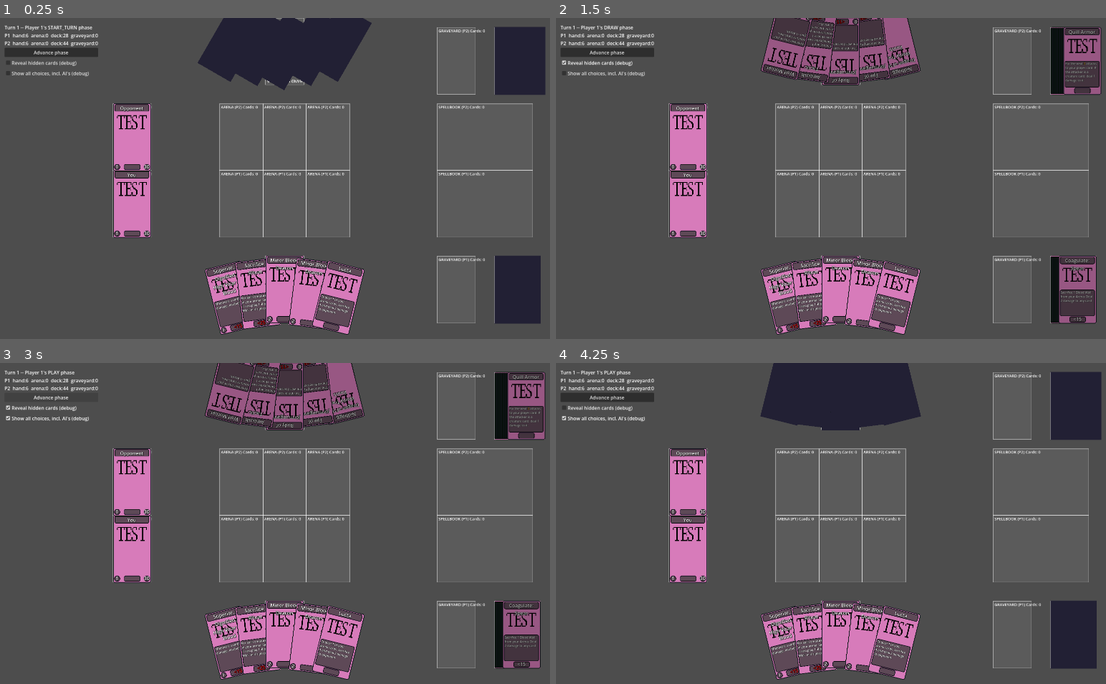
Above: before the commit, frames 1-4 (two rows, left to right).
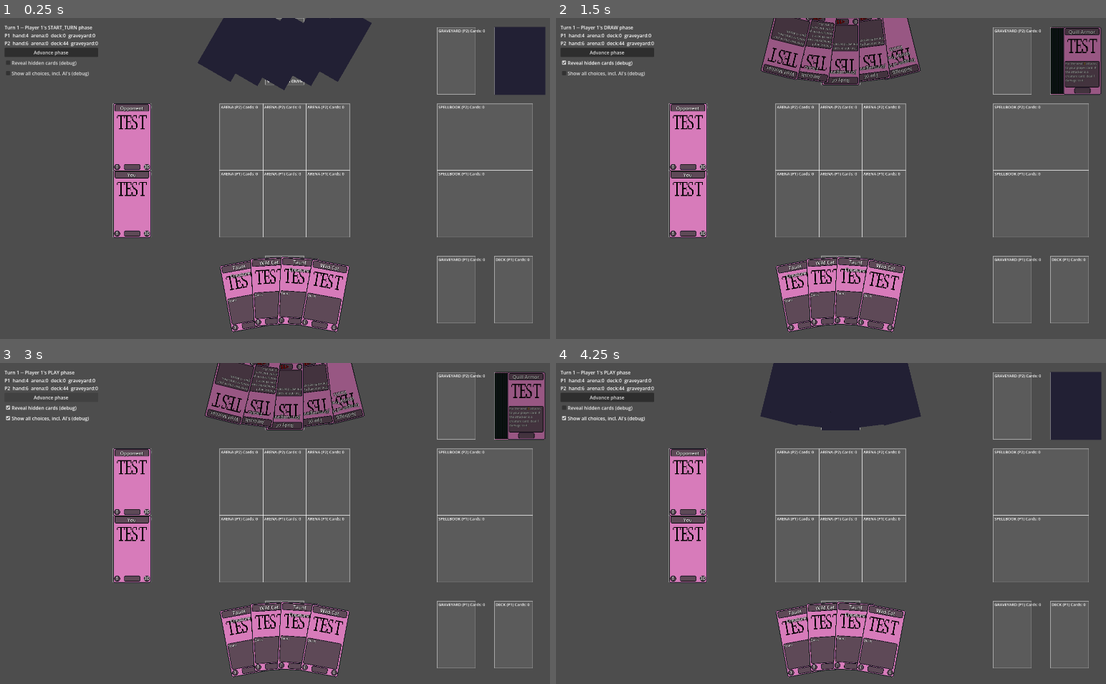
Above: after the commit, the same moments.

Repository: KT0mi/KT0mi_Card_Game_Godot
Game: Godot game, scene res://Scenes/TestScene.tscn
Two runs of this game, one before a commit and one after it. Both use one fixed random seed, a clock stepped at 60 frames per second and the inputs below.
Inputs:
- Up to frame 1 (0.25 s): no input
- Up to frame 2 (1.5 s): click "Advance phase" at 0.5 s; click "Reveal hidden cards (debug)" at 1.25 s
- Up to frame 3 (3 s): click "Show all choices, incl. AI's …" at 2 s; click "Advance phase" at 2.75 s
- Up to frame 4 (4.25 s): click "Reveal hidden cards (debug)" at 3.5 s

The runs differ from the first frame. In frame 1, 5.2% of the frame differs, in the area x 4-99%, y 4-99%; in frame 2, 5.1%; in frame 3, 5.1%; in frame 4, 5.2%.

Commit message:
Fixed AiController handling of arena lanes

Diff:
--- /dev/null
+++ b/Cards/Test/taunt_creature.gd
@@ -0,0 +1,12 @@
+extends CreatureCardDefinition
+
+func _init() -> void:
+	id = &"taunt_creature"
+	card_name = "Taunt Creature"
+	card_text = "Taunt"
+	attack = 1
+	endurance = 3
+	gate = CardGate.None()
+
+func _build_abilities() -> Array[Ability]:
+	return [CardKeywords.TAUNT_ABILITY()]
--- a/Decks/TestDeck.tres
+++ b/Decks/TestDeck.tres
@@ -5,5 +5,5 @@
 [resource]
 script = ExtResource("1_ily4q")
 deck_name = "Test Deck"
-card_ids = Array[StringName]([&"young_wolf", &"fireball", &"test_creature", &"test_spell"])
+card_ids = Array[StringName]([&"wild_cat", &"wild_cat", &"taunt_creature", &"taunt_creature"])
 metadata/_custom_type_script = "uid://byj4jqh3sw4qv"
--- a/Scenes/TestScene.tscn
+++ b/Scenes/TestScene.tscn
@@ -2,9 +2,9 @@
 
 [ext_resource type="Script" uid="uid://dm7cn05jd22ab" path="res://Scripts/SceneScripts/MatchController.gd" id="1_5lt6y"]
 [ext_resource type="PackedScene" uid="uid://iixj5wm8e782" path="res://Scenes/CardHolder.tscn" id="2_8k7wh"]
+[ext_resource type="Resource" uid="uid://by3atcghcqf52" path="res://Decks/TestDeck.tres" id="2_c264a"]
 [ext_resource type="Resource" uid="uid://boajlc1qxckn8" path="res://Decks/CritterDeck.tres" id="2_qsjrb"]
 [ext_resource type="PackedScene" uid="uid://dlbv0s30abxbh" path="res://Scenes/ArenaHolder.tscn" id="3_8k7wh"]
-[ext_resource type="Resource" uid="uid://h3sf7ng87nja" path="res://Decks/BloodEmpireDeck.tres" id="3_qsjrb"]
 [ext_resource type="PackedScene" uid="uid://qr031myx78re" path="res://Scenes/SpellbookHolder.tscn" id="5_0f5h7"]
 
 [sub_resource type="LabelSettings" id="LabelSettings_0f5h7"]
@@ -17,7 +17,7 @@
 
 [node name="TestScene" type="Node2D" unique_id=1688716480]
 script = ExtResource("1_5lt6y")
-player_one_deck = ExtResource("3_qsjrb")
+player_one_deck = ExtResource("2_c264a")
 player_two_deck = ExtResource("2_qsjrb")
 
 [node name="P1Deck" parent="." unique_id=2121250337 instance=ExtResource("2_8k7wh")]
--- a/Scripts/EnemyAI/AIController.gd
+++ b/Scripts/EnemyAI/AIController.gd
@@ -34,7 +34,12 @@
 	var ai := _ai_player()
 	#No strategy at all: try every card currently in hand once, in order,
 	#and just accept whatever GameActions allows or rejects.
-	for card in ai.hand.duplicate():
+	for card:CardInstance in ai.hand.duplicate():
+		if card.is_creature():
+			for i in ai.ARENA_LANES-1:
+				var successful := await GameActions.try_play_card(ai, card, i)
+				if successful:
+					break
 		await GameActions.try_play_card(ai, card)
 		await _think()
 
Not shown, added: Cards/Test/taunt_creature.gd.uid
